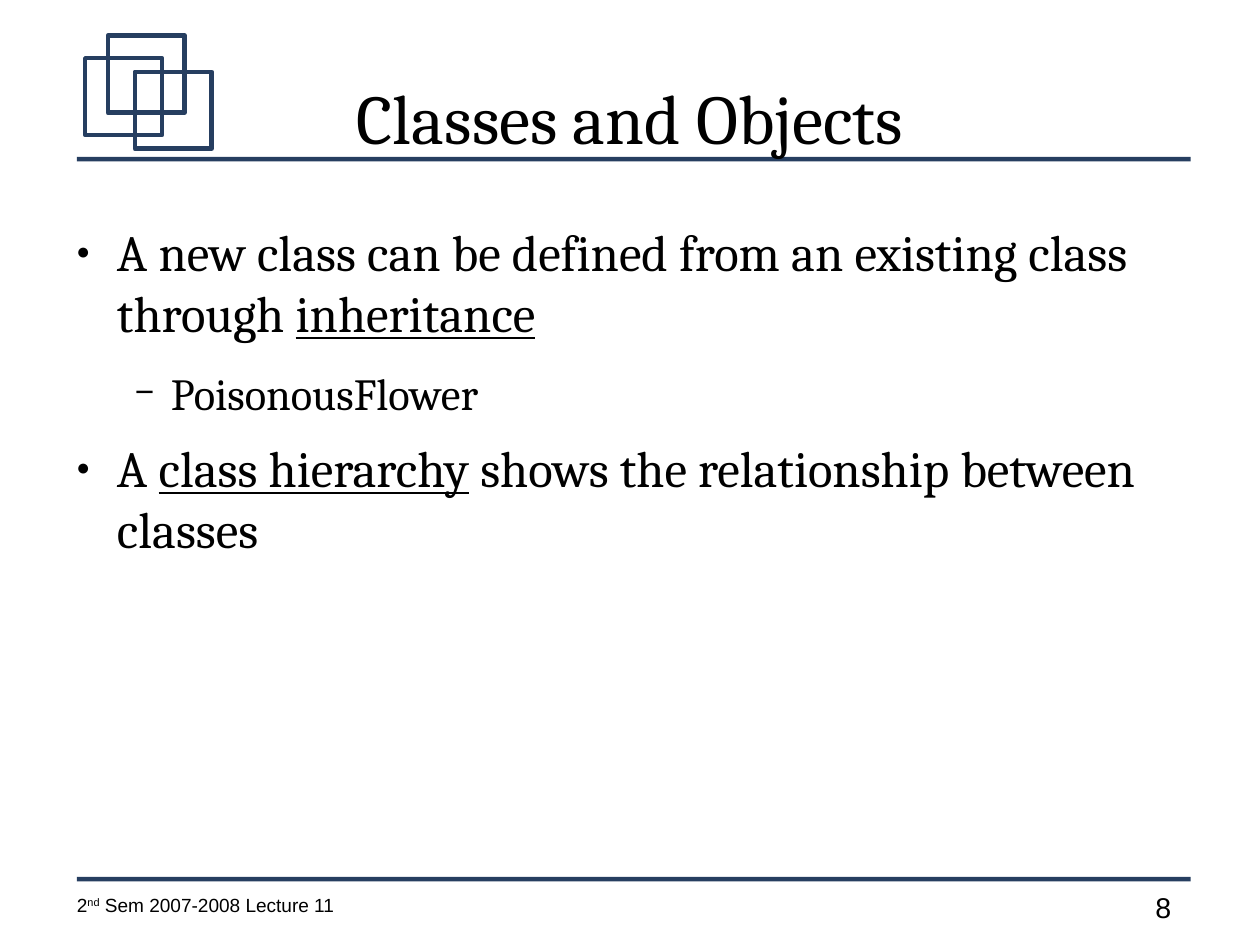
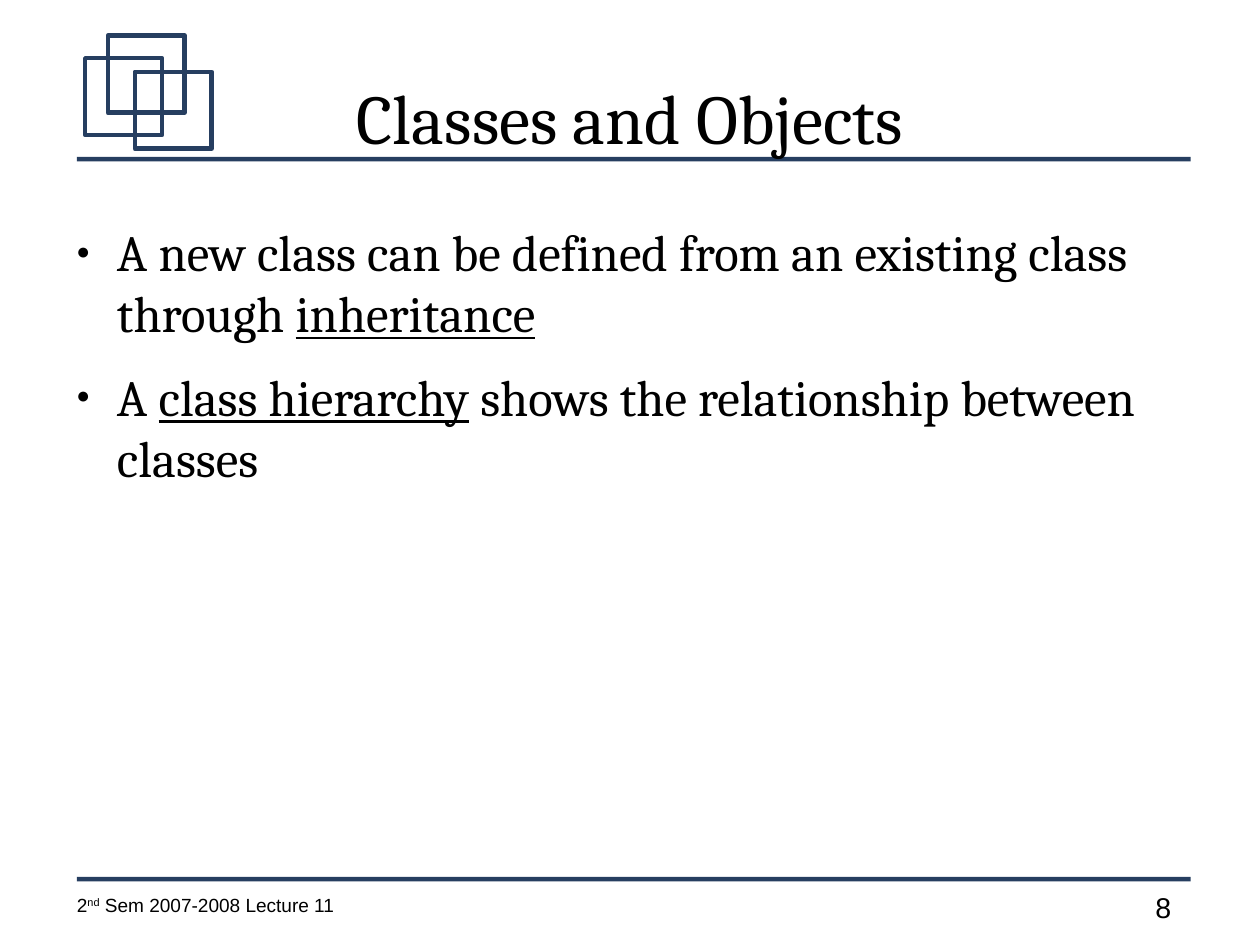
Before and after one commit to jachermocilla/jach-homepage, a slide deck: slide 8 of CMSC128-2nd-Sem-2007-L11.odp. Drawn at 1260x945 pixels with LibreOffice and Linux fonts; fonts in the diff are those of the drawing. Boxes give left, top, right and bottom in pixels: in the first picture for what was removed or moved away, otherwise in the second. Text is boxed around its words. In the diff, an @@ line names an element or a change of style, - is before the commit and + after.

```diff
--- a/CMSC128-2nd-Sem-2007-L11.odp
+++ b/CMSC128-2nd-Sem-2007-L11.odp
@@ text at (171, 379, 478, 411): paragraph removed @@
-  − PoisonousFlower
```
Also in this commit, not shown: 8 other slides changed, 1 slide added, 1 slide removed.
